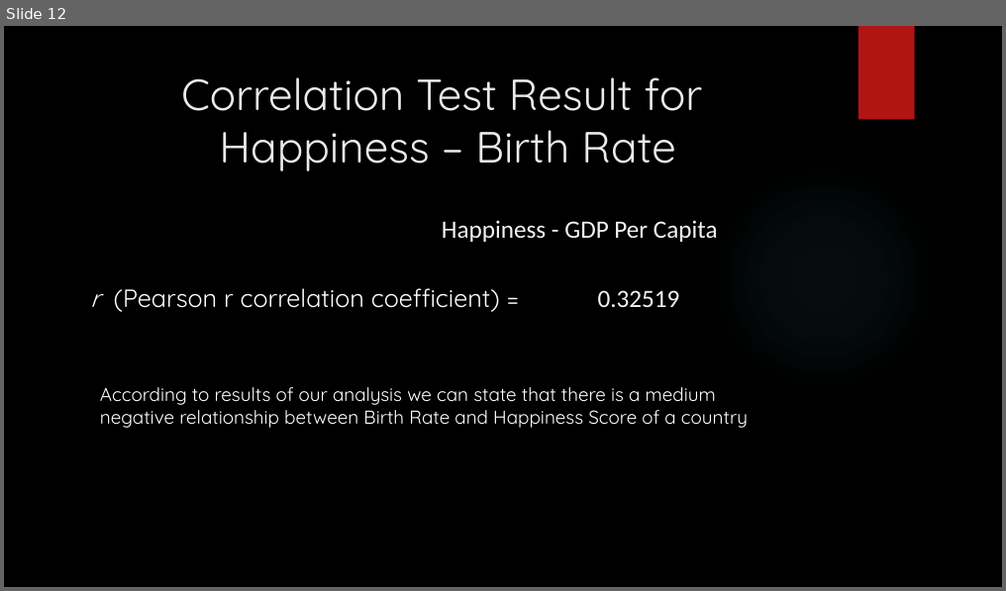
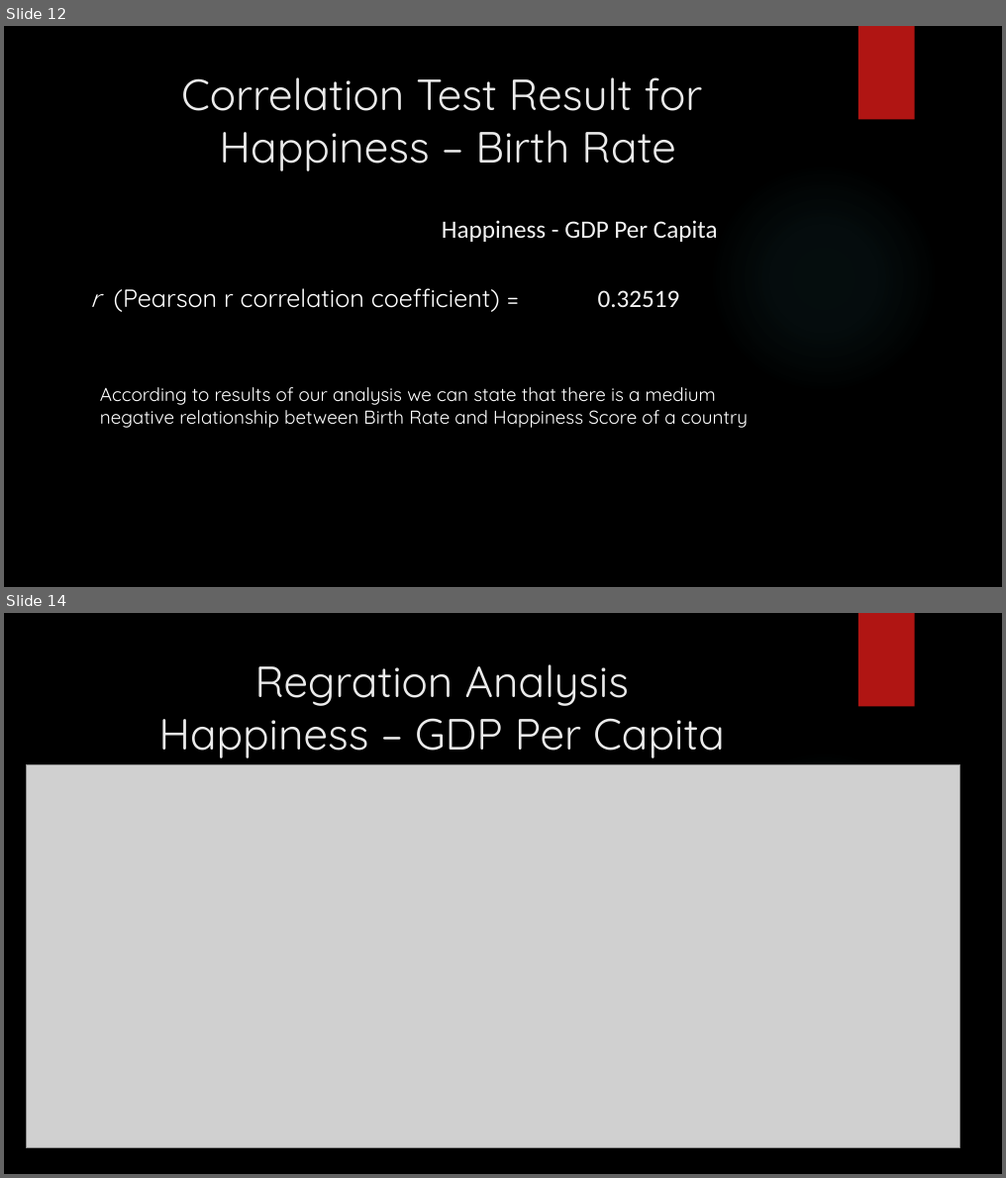
Before and after one commit to sinancengiz/World_Happiness, a slide deck: Project_1_Team_7_Presentation.pptx. Shown one above the other, each under a label of ours: slide 12 before the commit, slides 12 and 14 after it; the slides between them are not shown. The pictures are 1006x591 and 1006x1178 pixels, drawn with LibreOffice and Linux fonts; fonts in the diff are those of the drawing; grey boxes stand for pictures; background and template pictures are left out. Boxes give left, top, right and bottom in pixels: in the first picture for what was removed or moved away, otherwise in the second. Text is boxed around its words. In the diff, an @@ line names an element or a change of style, - is before the commit and + after.

Commit message:
regration analysis result added into powerpoint

```diff
--- a/Project_1_Team_7_Presentation.pptx
+++ b/Project_1_Team_7_Presentation.pptx
@@ slide 14 added at (x1=4, y1=613, x2=1002, y2=1174), background picture (left out); not listed: 2 template elements that a slide beside it also shows @@
@@ title added at (x1=158, y1=664, x2=725, y2=759), 42 pt, text #EBEBEB @@
+Regration Analysis
+Happiness – GDP Per Capita
@@ picture added at (x1=26, y1=765, x2=960, y2=1149) @@
```
Also in this commit, not shown: 3 other slides added.
